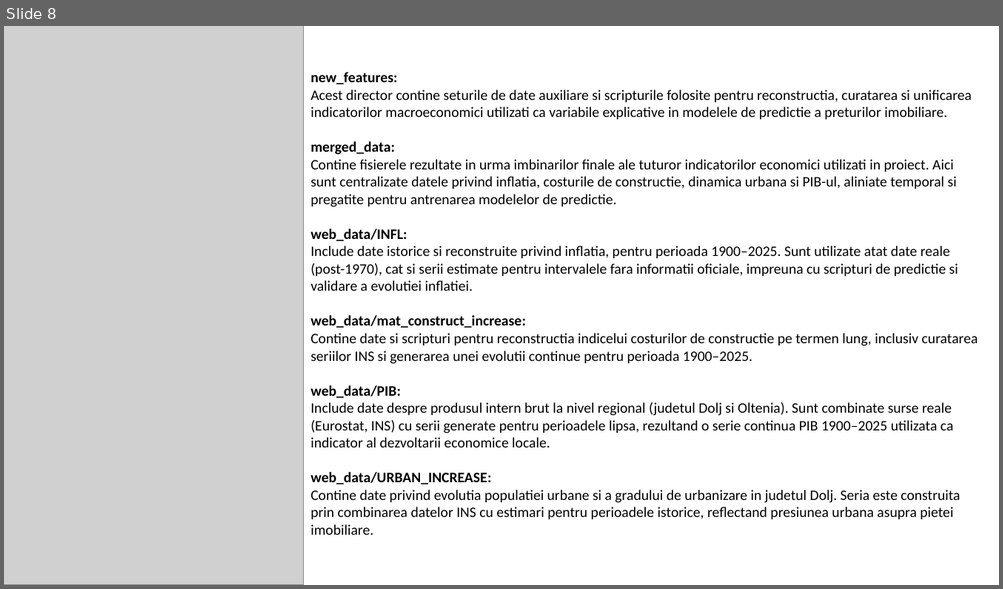
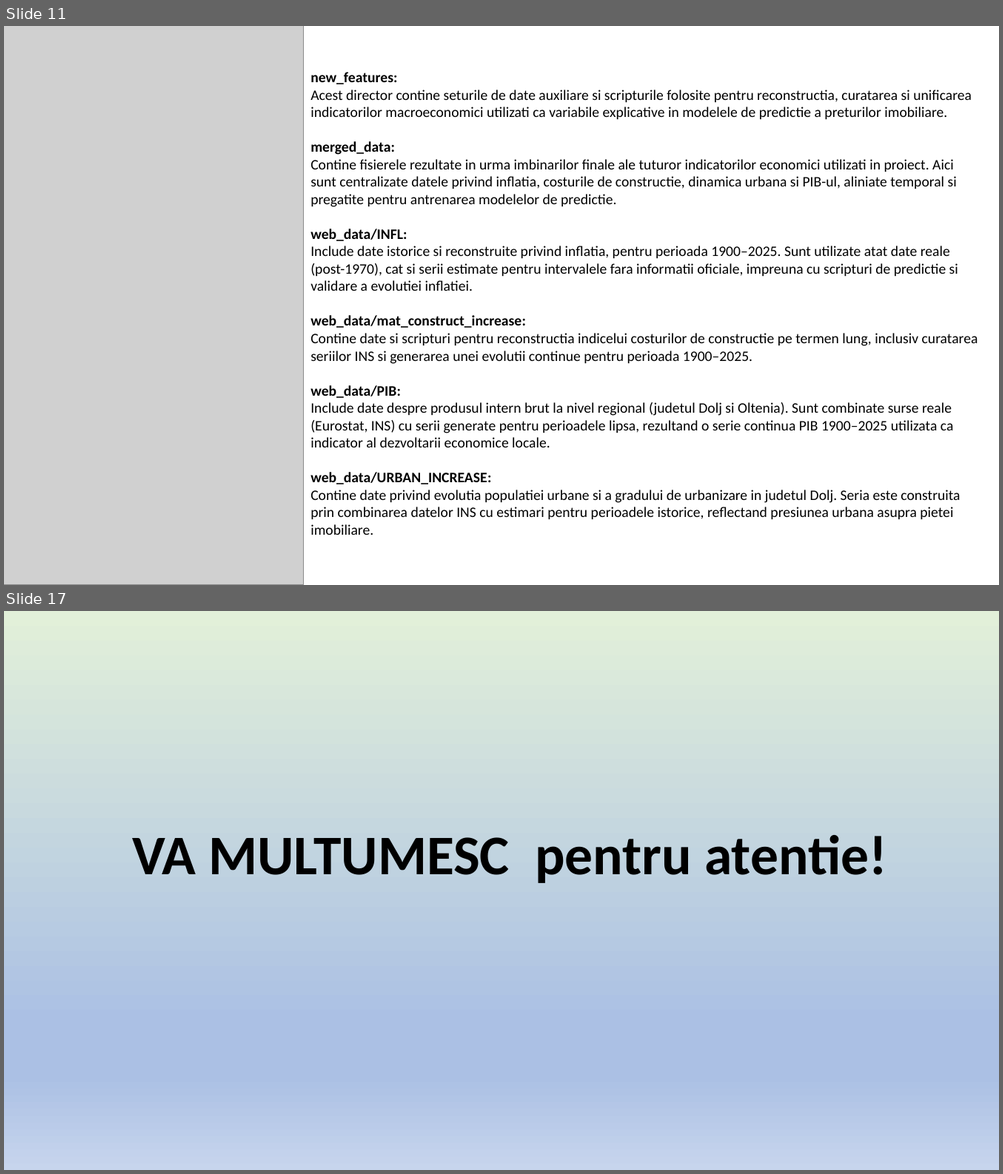
Before and after one commit to andrei-necsulea/Apartment_Prices_Prediction, a slide deck: Apartment_Prices_Craiova.pptx. Shown one above the other, each under a label of ours: slide 8 before the commit, slides 11 and 17 after it; the slides between them are not shown. The pictures are 1003x589 and 1003x1174 pixels, drawn with LibreOffice and Linux fonts; fonts in the diff are those of the drawing; grey boxes stand for pictures. Boxes give left, top, right and bottom in pixels: in the first picture for what was removed or moved away, otherwise in the second. Text is boxed around its words. In the diff, an @@ line names an element or a change of style, - is before the commit and + after.

```diff
--- a/Apartment_Prices_Craiova.pptx
+++ b/Apartment_Prices_Craiova.pptx
@@ slide 17 added at [4,611,999,1170], background gradient #E2F0D9 to #ABC0E4 to #C7D5ED @@
@@ text added at [132,835,887,883], 54 pt, text #000000, bold @@
+VA MULTUMESC pentru atentie!
@@ what was slide 8 is now slide 11 @@
```
Also in this commit, not shown: 6 slides changed, 6 other slides added, 1 other file.
